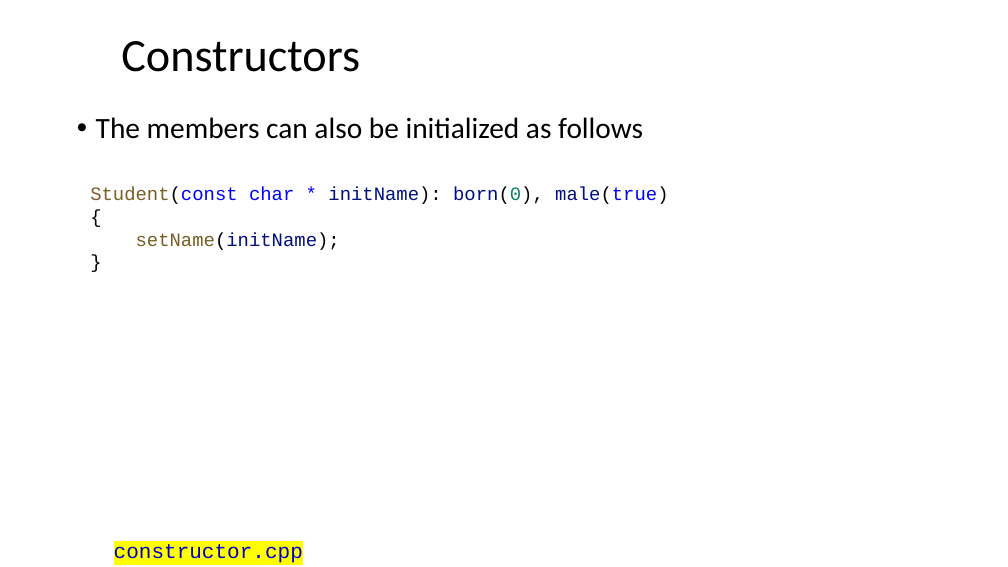
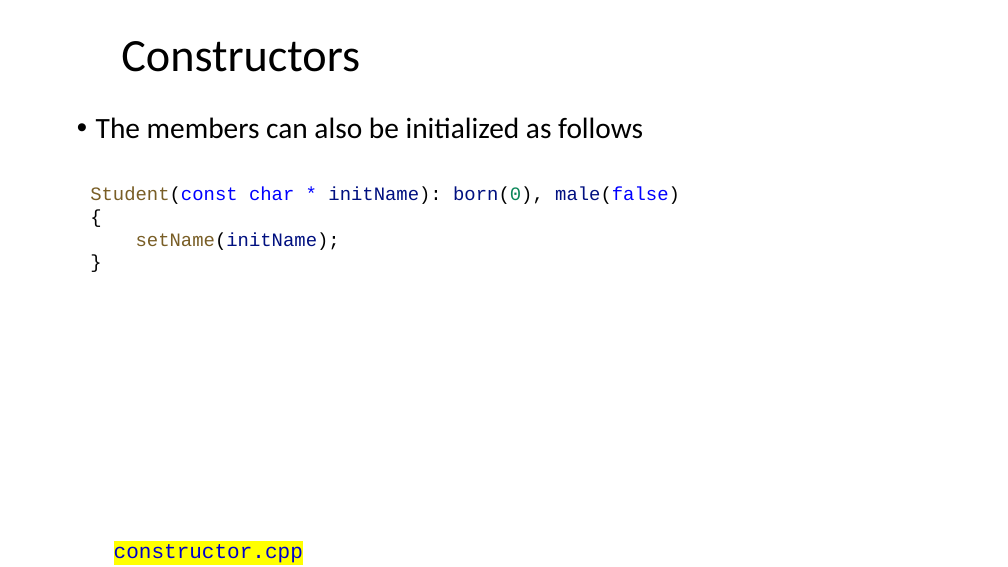
Before and after one commit to ShiqiYu/CPP, a slide deck: slide 11 of week09/Lecture09.pptx. Drawn at 1008x567 pixels with LibreOffice and Linux fonts; fonts in the diff are those of the drawing; background and template pictures are left out. Boxes give left, top, right and bottom in pixels: in the first picture for what was removed or moved away, otherwise in the second. Text is boxed around its words. In the diff, an @@ line names an element or a change of style, - is before the commit and + after.

```diff
--- a/week09/Lecture09.pptx
+++ b/week09/Lecture09.pptx
@@ text at <box>90,187,680,204</box>: text changed @@
-Student(const char * initName): born(0), male(true)
+Student(const char * initName): born(0), male(false)
```
Also in this commit, not shown: 4 other slides changed, 11 other files.
